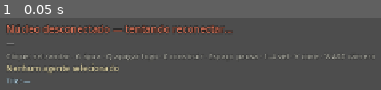
Above: before the commit, frame 1.
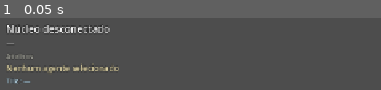
Above: after the commit, the same moment.

Repository: cezambo/GeneralSimulator
Game: Godot game, scene res://scenes/main.tscn
The game is run twice, just before and just after one commit, with the same random seed, the same clock (stepped at 60 frames per second) and the same inputs.
Inputs:
- Up to frame 1 (0.05 s): no input

The runs differ from the first frame. In frame 1, 5.8% of the frame differs, in the area x 1-99%, y 8-59%.
Error after the commit: Parse Error: Could not parse global class "Hud" from "res://scripts/hud.gd". (res://scripts/main.gd:10)

Commit message:
feat(mundo): escombro passável e porta abrível ao vivo
Parede/porta consumida pelo fogo vira chão de resíduo e reabre o A*; clique na porta alterna aberto/fechado. Parede de construção usa pinho inflamável.

Co-authored-by: Cursor <cursoragent@cursor.com>

Diff:
--- a/packages/client-godot/scripts/core_client.gd
+++ b/packages/client-godot/scripts/core_client.gd
@@ -118,6 +118,10 @@
 	send_command("cmd.tool.apply", {"effect": effect, "cells": cells})
 
 
+func toggle_door(x: int, y: int) -> void:
+	send_command("cmd.world.toggleDoor", {"x": x, "y": y})
+
+
 func send_command(type: String, payload: Dictionary, req_id: String = "") -> void:
 	if not is_core_connected():
 		return
--- a/packages/client-godot/scripts/hud.gd
+++ b/packages/client-godot/scripts/hud.gd
@@ -124,14 +124,14 @@
 		help_label.text = "C·sair · B/F/R parede/chão/porta · E ou botão direito: apagar tile · T cadeira · X móvel · Z/Y undo/redo"
 		set_selection(_selection_text)
 	else:
-		help_label.text = "Clique: sel./andar · G água · Q apagar fogo · C construir · Espaço pausa · 1–4 vel · V cone · WASD câmera"
+		help_label.text = "Clique: sel./andar · porta: clique nela · G água · Q apagar fogo · C construir · Espaço pausa · 1–4 vel · V cone · WASD câmera"
 		set_selection(_selection_text)
 
 
 func _tool_label(tool_id: String) -> String:
 	match tool_id:
 		"wall":
-			return "parede (pedra)"
+			return "parede (pinho)"
 		"floor":
 			return "chão (pinho)"
 		"door":
@@ -160,6 +160,14 @@
 	_build_tool = tool_id
 	_refresh_help()
 	build_tool_changed.emit(_build_tool)
+
+
+func clear_sandbox_tool() -> void:
+	if _sandbox_tool == "":
+		return
+	_sandbox_tool = ""
+	_refresh_help()
+	sandbox_tool_changed.emit(_sandbox_tool)
 
 
 func _set_sandbox_tool(tool_id: String) -> void:
--- a/packages/client-godot/scripts/main.gd
+++ b/packages/client-godot/scripts/main.gd
@@ -50,8 +50,14 @@
 			if pawn:
 				agents.set_selected(pawn.agent_id)
 				hud.set_selection(pawn.describe())
-			elif agents.get_selected_id() != "":
-				var cell := WorldScale.px_to_cell(world_pos)
+				return
+			var cell := WorldScale.px_to_cell(world_pos)
+			var info := world_view.tile_info_at(cell)
+			if String(info.get("type", "")) == "door":
+				core.toggle_door(cell.x, cell.y)
+				hud.set_selection("Porta (%d,%d) — alternando…" % [cell.x, cell.y])
+				return
+			if agents.get_selected_id() != "":
 				core.move_agent(agents.get_selected_id(), cell.x, cell.y)
 				var sel := agents.get_selected_id()
 				var p2 := agents.get_pawn(sel)
@@ -133,7 +139,8 @@
 		"door":
 			core.paint_tiles("door", "pinho", [{"x": cell.x, "y": cell.y}])
 		_:
-			core.paint_tiles("wall", "pedra", [{"x": cell.x, "y": cell.y}])
+			# Pinho: parede inflamável — o fogo pode consumir e virar escombro.
+			core.paint_tiles("wall", "pinho", [{"x": cell.x, "y": cell.y}])
 
 
 func _update_hover_inspect() -> void:
Not shown, changed: docs/05-PROTOCOLO.md
Not shown, changed: packages/client-godot/README.md
Not shown, changed: packages/sim-core/src/demo/fire.test.ts
Not shown, changed: packages/sim-core/src/demo/live-serve.ts
Not shown, changed: packages/sim-core/src/protocol/hub.ts
Not shown, changed: packages/sim-core/src/protocol/protocol.test.ts
Not shown, changed: packages/sim-core/src/substrate/world-bridge.ts
